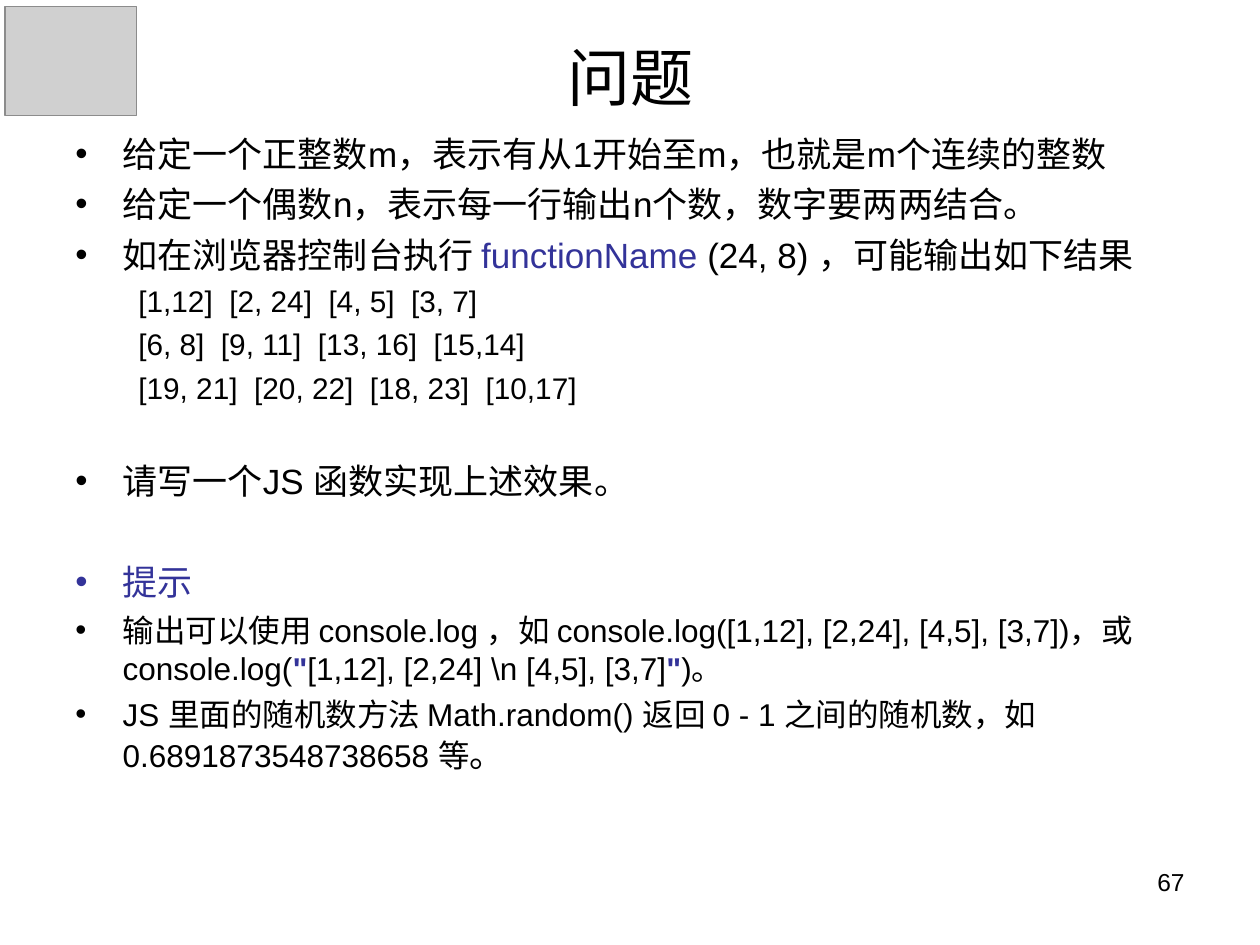
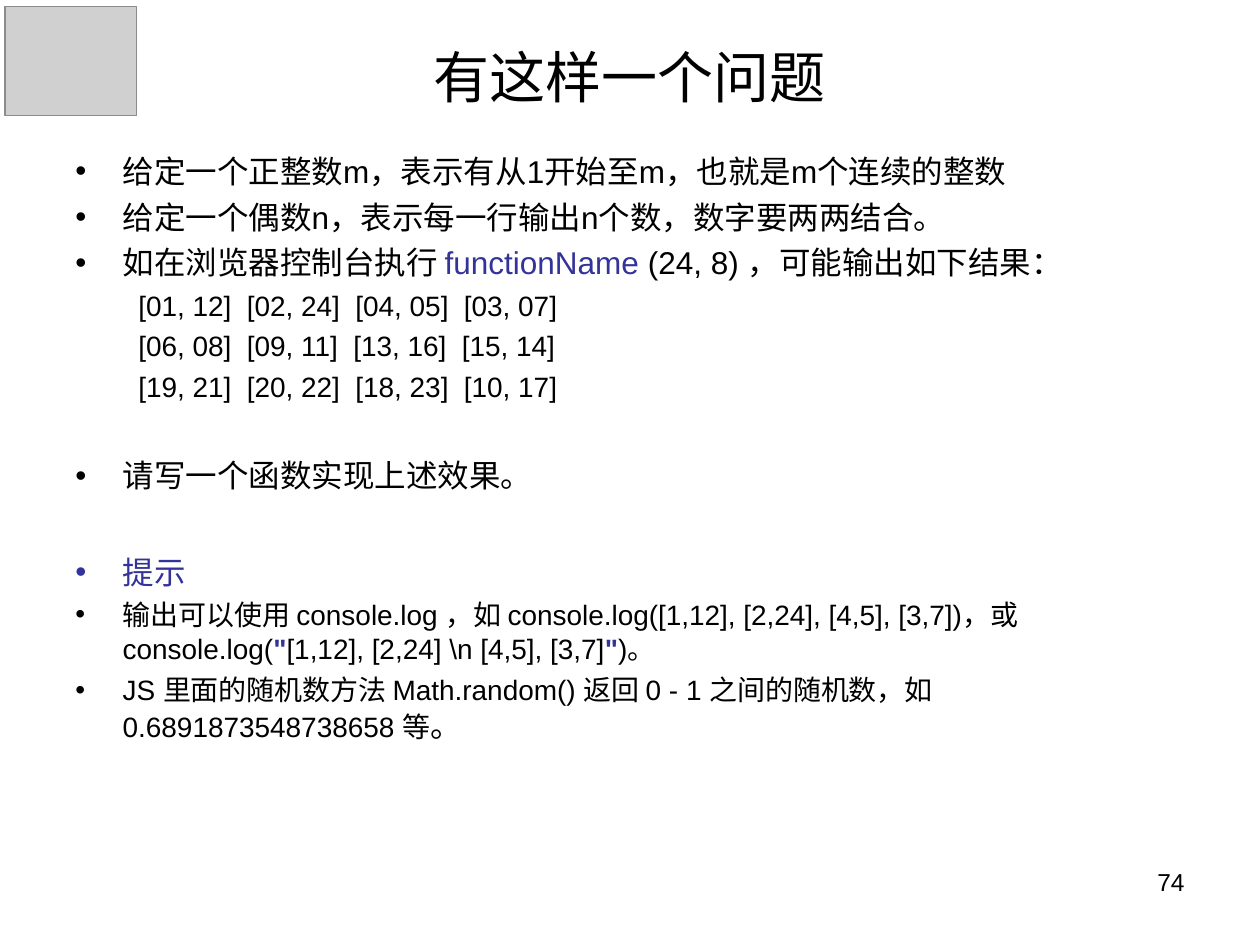
Before and after one commit to panxuepeng/javascript, a slide deck: slide 74 of ppt/1-1（第一天课程）.ppt (slide 67 before the commit). Drawn at 1260x945 pixels with LibreOffice and Linux fonts; fonts in the diff are those of the drawing; grey boxes stand for pictures. Boxes give left, top, right and bottom in pixels: in the first picture for what was removed or moved away, otherwise in the second. Text is boxed around its words. In the diff, an @@ line names an element or a change of style, - is before the commit and + after.

Commit message:
ppt

```diff
--- a/ppt/1-1（第一天课程）.ppt
+++ b/ppt/1-1（第一天课程）.ppt
@@ title at <box>434,51,826,103</box>: text changed; size 36 to 32 pt @@
-问题
+有这样一个问题
@@ text "给定一个正整数m，表示有从1开始至m，也就是m个连续的整数": place and size @@
-text "给定一个正整数m，表示有从1开始至m，也就是m个连续的整数" at <box>123,137,1133,770</box>
+text "给定一个正整数m，表示有从1开始至m，也就是m个连续的整数" at <box>123,156,1063,740</box>
@@ text at <box>123,156,1018,740</box>: size 20 to 18 pt in "给定一个正整数m，表示有从1开始至m，也就是m个连续的整数", "给定一个偶数n，表示每一行输出n个数，数字要两两结合。", "提示", "等。"; size 18 to 16 pt in "输出可以使用 console.log ，如 console.log([1,12], [2,24], [4,5], [3, ...", "JS 里面的随机数方法 Math.random() 返回 0 - 1 ..." @@
@@ text at <box>123,247,1063,490</box>: text changed; size 17 to 16 pt @@
-• 如在浏览器控制台执行 functionName (24, 8) ，可能输出如下结果
-  [1,12] [2, 24] [4, 5] [3, 7]
-  [6, 8] [9, 11] [13, 16] [15,14]
-  [19, 21] [20, 22] [18, 23] [10,17]
-• 请写一个JS 函数实现上述效果。
+• 如在浏览器控制台执行 functionName (24, 8) ，可能输出如下结果：
+  [01, 12] [02, 24] [04, 05] [03, 07]
+  [06, 08] [09, 11] [13, 16] [15, 14]
+  [19, 21] [20, 22] [18, 23] [10, 17]
+• 请写一个函数实现上述效果。
@@ page number at <box>1157,874,1184,891</box>: text changed @@
-67
+74
```
Also in this commit, not shown: 39 other slides changed, 14 slides added, 4 slides removed, 1 other file.
